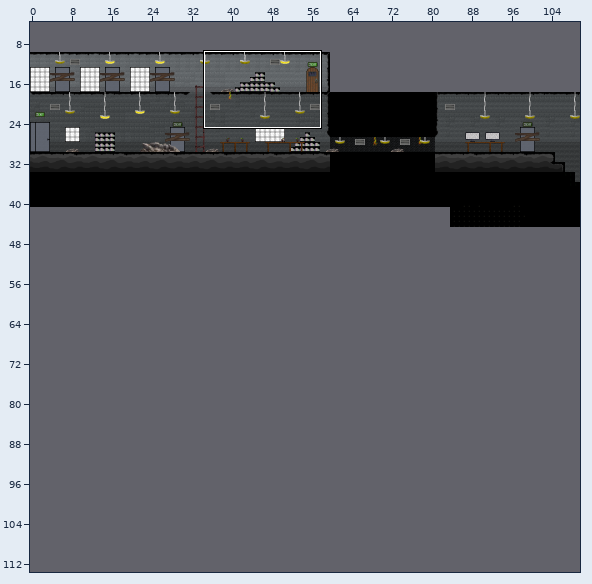
Two versions of a level (Tiled map (JSON), src/assets/maps/carte_recto.json). The picture above shows the old version from afar; the outline marks the close-up.
Close-up. First the earlier version:
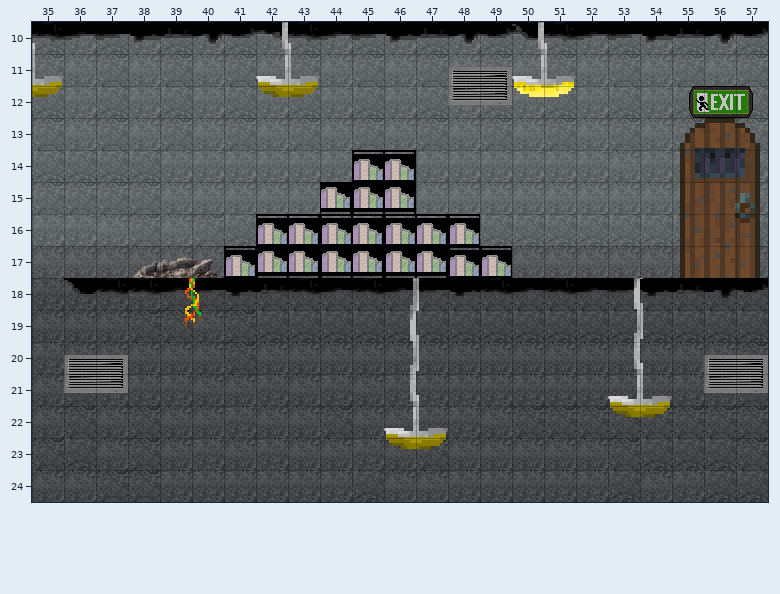
Cells are 32x32 px. Shown: x 35..57, y 10..24. The commit also changed other parts of the map, which this record leaves out.
The same view after the edit:
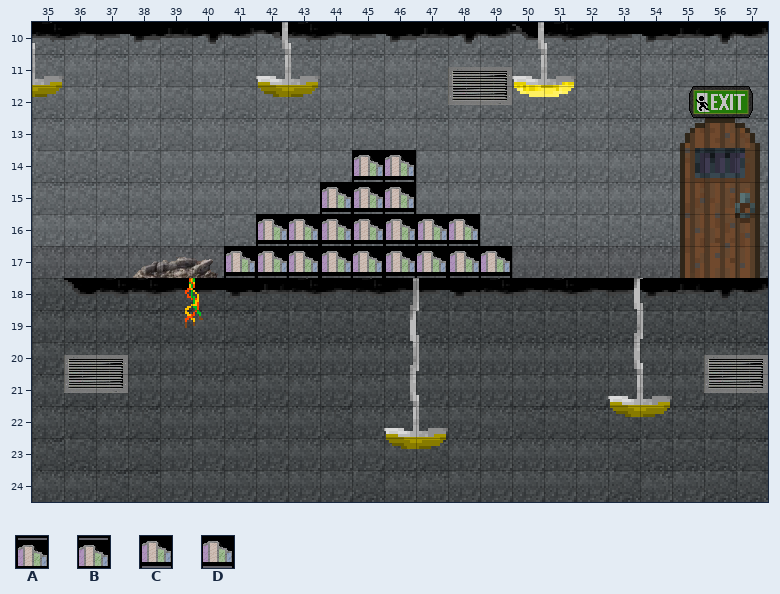
Key: from "tileset_image": A 446, B 447, C 486, D 487.
_ is an empty cell.
Changes in this commit:
{"where": "layer \"platform_layer\""}
{"y":14,"x":45,"old":"AB","new":"CD"}
{"y":15,"x":44,"old":"D","new":"C"}
{"y":16,"x":42,"old":"ABABABA","new":"CDCCCCD"}
{"y":17,"x":41,"old":"A","new":"C"}
{"y":17,"x":48,"old":"AA","new":"CD"}
{"label":"changed","picture_box":[225,152,511,278]}
